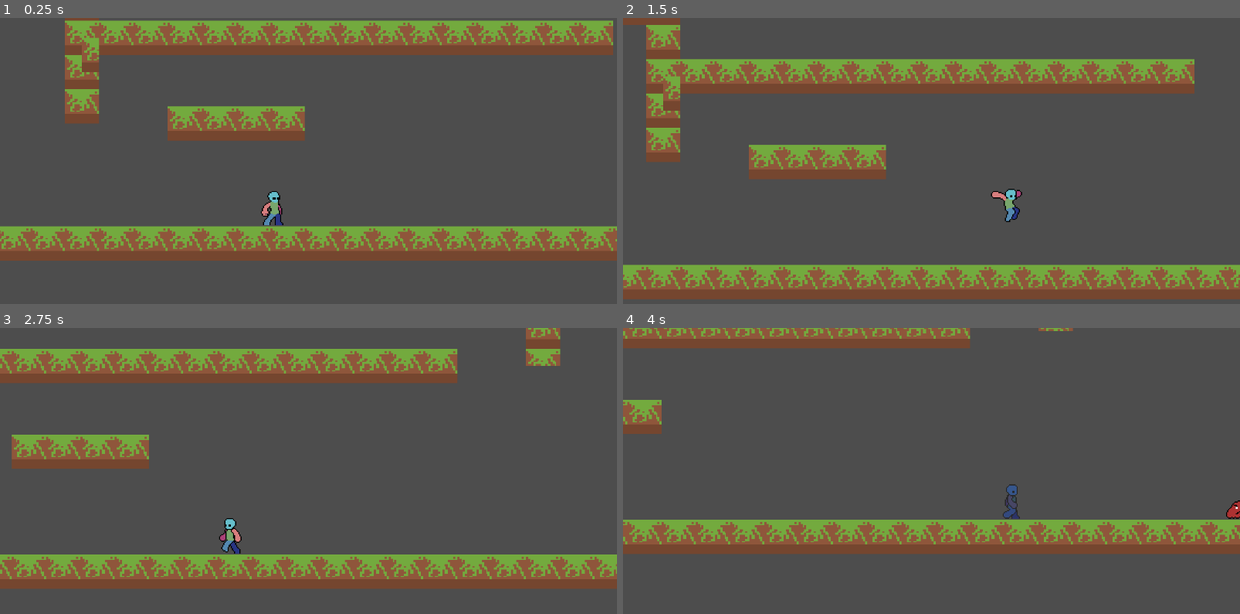
Above: before the commit, frames 1-4 (two rows, left to right).
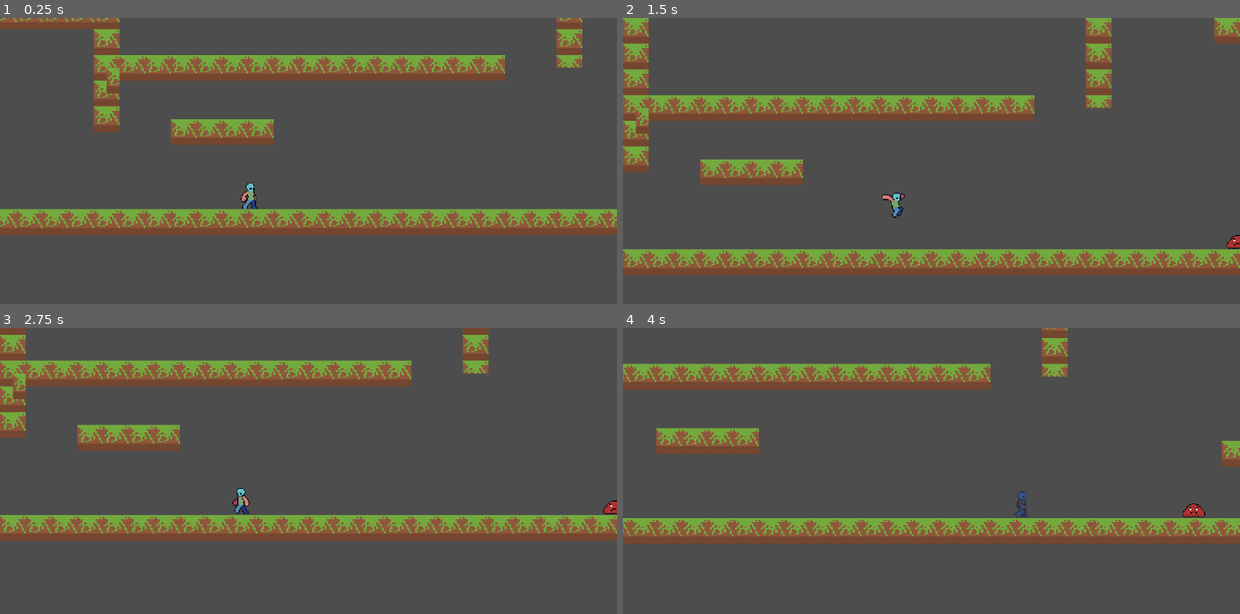
Above: after the commit, the same moments.

Repository: MianD22/platformer
Game: Godot game, scene res://Scenes/level.tscn
Same seed, same stepped clock (60 frames per second), same inputs: the game is played once before the commit and once after it.
Inputs:
- Up to frame 1 (0.25 s): no input
- Up to frame 2 (1.5 s): hold D (move_right) from 0.53 s (still down); tap R (attack) at 0.6 s; tap Space (jump) at 0.77 s; tap Shift (dash) at 1.35 s
- Up to frame 3 (2.75 s): tap Space (jump) at 1.52 s; release D (move_right) at 2.03 s; hold A (move_left) from 2.03 s (still down); tap N (dodge) at 2.1 s
- Up to frame 4 (4 s): release A (move_left) at 2.78 s; hold D (move_right) from 2.78 s (still down); tap L (latch) at 2.85 s; tap Space (jump) at 3.02, 3.77 s; tap T (teleport) at 3.6 s

The runs differ from the first frame. In frame 1, 40% of the frame differs, in the area x 0-100%, y 0-85%; in frame 2, 42%, in the area x 0-100%, y 0-99%; in frame 3, 34%; in frame 4, 23%.

Commit message:
fixed camera

Diff:
--- /dev/null
+++ b/newtest/Scenes/cam_2d_zone.tscn
@@ -0,0 +1,9 @@
+[gd_scene format=3 uid="uid://cxvkb718cmxwa"]
+
+[ext_resource type="Script" uid="uid://b507uvbic6taw" path="res://scripts/cam_2d_zone.gd" id="1_qjga0"]
+
+[node name="Cam2DZone" type="Camera2D" unique_id=523788630]
+limit_smoothed = true
+position_smoothing_enabled = true
+position_smoothing_speed = 10.0
+script = ExtResource("1_qjga0")
--- /dev/null
+++ b/newtest/Scenes/camera_zone.tscn
@@ -0,0 +1,6 @@
+[gd_scene format=3 uid="uid://bh2hv25ed2ja"]
+
+[ext_resource type="Script" uid="uid://bbv035yqjtg4v" path="res://scripts/camera_zone.gd" id="1_cqx8v"]
+
+[node name="CameraZone" type="Area2D" unique_id=79570353]
+script = ExtResource("1_cqx8v")
--- a/newtest/Scenes/level.tscn
+++ b/newtest/Scenes/level.tscn
@@ -5,7 +5,8 @@
 [ext_resource type="PackedScene" uid="uid://ch52h7vl17of4" path="res://Scenes/enemy.tscn" id="3_6phgx"]
 [ext_resource type="PackedScene" uid="uid://btswpudd0l62q" path="res://Scenes/spike.tscn" id="4_81xng"]
 [ext_resource type="PackedScene" uid="uid://c5evxnhunxy3r" path="res://Scenes/pause_menu.tscn" id="5_wqkje"]
-[ext_resource type="Script" uid="uid://clngprk3gmvsk" path="res://scripts/camera_zone.gd" id="6_0f350"]
+[ext_resource type="Script" uid="uid://bbv035yqjtg4v" path="res://scripts/camera_zone.gd" id="6_0f350"]
+[ext_resource type="PackedScene" uid="uid://cxvkb718cmxwa" path="res://Scenes/cam_2d_zone.tscn" id="7_8c0lf"]
 
 [sub_resource type="TileSetAtlasSource" id="TileSetAtlasSource_k5f4k"]
 texture = ExtResource("1_tumq0")
@@ -24,7 +25,7 @@
 sources/0 = SubResource("TileSetAtlasSource_k5f4k")
 
 [sub_resource type="RectangleShape2D" id="RectangleShape2D_8c0lf"]
-size = Vector2(701.5, 276)
+size = Vector2(642.75, 276)
 
 [node name="Level" type="Node2D" unique_id=1051133088]
 
@@ -74,12 +75,32 @@
 
 [node name="PauseMenu" parent="CanvasLayer" unique_id=1821510549 instance=ExtResource("5_wqkje")]
 
-[node name="CameraZone" type="Area2D" parent="." unique_id=874656780]
+[node name="CameraZoneArea2D" type="Area2D" parent="." unique_id=112725100]
 collision_layer = 8
 collision_mask = 2
 script = ExtResource("6_0f350")
-lock_to_zone = true
+zoom = Vector2(1.5, 1.5)
+fixed_position = Vector2(-622.5, -147)
+metadata/_custom_type_script = "uid://bbv035yqjtg4v"
 
-[node name="CollisionShape2D" type="CollisionShape2D" parent="CameraZone" unique_id=1135167736]
-position = Vector2(-692.25, -148)
+[node name="CollisionShape2D" type="CollisionShape2D" parent="CameraZoneArea2D" unique_id=1235905430]
+position = Vector2(-637.625, -147)
 shape = SubResource("RectangleShape2D_8c0lf")
+
+[node name="Cam2DZone" parent="." unique_id=523788630 instance=ExtResource("7_8c0lf")]
+position = Vector2(-1181, -31)
+zoom = Vector2(2.86, 2.86)
+
+[node name="CameraZoneArea2D2" type="Area2D" parent="." unique_id=409853960]
+collision_layer = 8
+collision_mask = 2
+script = ExtResource("6_0f350")
+zoom = Vector2(1.5, 1.5)
+follow_player = true
+limit_camera = true
+limit_left = -320.0
+metadata/_custom_type_script = "uid://bbv035yqjtg4v"
+
+[node name="CollisionShape2D" type="CollisionShape2D" parent="CameraZoneArea2D2" unique_id=1349532565]
+position = Vector2(8, -152)
+shape = SubResource("RectangleShape2D_8c0lf")
--- a/newtest/Scenes/player.tscn
+++ b/newtest/Scenes/player.tscn
@@ -569,15 +569,6 @@
 [node name="CollisionShape2D" type="CollisionShape2D" parent="HurtboxComponent" unique_id=411750981]
 shape = SubResource("CapsuleShape2D_nv4vc")
 
-[node name="Camera2D" type="Camera2D" parent="." unique_id=1112000711]
-zoom = Vector2(2, 2)
-position_smoothing_enabled = true
-position_smoothing_speed = 10.0
-drag_horizontal_enabled = true
-drag_vertical_enabled = true
-drag_horizontal_offset = 0.3
-drag_vertical_offset = 0.3
-
 [node name="StateMachine" type="Node" parent="." unique_id=764175910 node_paths=PackedStringArray("initial_state")]
 script = ExtResource("9_7dp3o")
 initial_state = NodePath("Idle")
--- /dev/null
+++ b/newtest/scripts/cam_2d_zone.gd
@@ -0,0 +1,84 @@
+extends Camera2D
+
+var overlapping_zones: Array = []
+var active_zone: Area2D
+var player_node: CharacterBody2D
+
+var follow_player: bool = false
+
+func _ready() -> void:
+	add_to_group("RoomZoneCamera")
+	make_current()
+	player_node = get_tree().get_first_node_in_group("player")
+	print("[Cam2DZone] Camera ready and made current")
+
+func _process(_delta):
+	if !player_node:
+		player_node = get_tree().get_first_node_in_group("player")
+		return
+
+	if overlapping_zones.is_empty():
+		return
+
+	if active_zone == null:
+		active_zone = overlapping_zones[0]
+		apply_zone_settings()
+		return
+
+	if overlapping_zones.size() == 1 and active_zone == overlapping_zones[0]:
+		return
+
+	var new_zone = get_closest_zone()
+	if new_zone != active_zone:
+		active_zone = new_zone
+		apply_zone_settings()
+
+func _physics_process(_delta: float) -> void:
+	if follow_player and player_node:
+		global_position = player_node.global_position
+
+func get_closest_zone() -> Area2D:
+	var closest_zone: Area2D = null
+	var closest_dist: float = INF
+	var player_pos: Vector2 = player_node.global_position
+
+	for zone in overlapping_zones:
+		var zone_shape: CollisionShape2D = zone.collisionshape
+		var col_margin: float = 0.1
+		var zone_shape_pos: Vector2 = zone_shape.global_position
+		var zone_shape_extents: Vector2 = zone_shape.shape.size / 2.0
+		var shape_sides: Array[Vector2] = [
+			Vector2(zone_shape_pos.x - zone_shape_extents.x + col_margin, player_pos.y), #left side
+			Vector2(zone_shape_pos.x + zone_shape_extents.x - col_margin, player_pos.y), #right side
+			Vector2(player_pos.x, zone_shape_pos.y - zone_shape_extents.y + col_margin), #top side
+			Vector2(player_pos.x, zone_shape_pos.y + zone_shape_extents.y - col_margin)  #bottom side
+		]
+
+		var closest_dist_shapeside := INF
+		for col_side in shape_sides:
+			var col_dist: float = player_pos.distance_to(col_side)
+			if col_dist < closest_dist_shapeside:
+				closest_dist_shapeside = col_dist
+
+		if closest_dist_shapeside < closest_dist:
+			closest_dist = closest_dist_shapeside
+			closest_zone = zone
+
+	return closest_zone
+
+func apply_zone_settings():
+	print("[Cam2DZone] Applying zone: ", active_zone.name, " follow=", active_zone.follow_player, " pos=", active_zone.fixed_position)
+	zoom = active_zone.zoom
+
+	follow_player = active_zone.follow_player
+	if !active_zone.follow_player:
+		global_position = active_zone.fixed_position
+
+	if active_zone.limit_camera:
+		limit_enabled = true
+		limit_left = active_zone.limit_left
+		limit_top = active_zone.limit_top
+		limit_right = active_zone.limit_right
+		limit_bottom = active_zone.limit_bottom
+	else:
+		limit_enabled = false
--- a/newtest/scripts/camera_zone.gd
+++ b/newtest/scripts/camera_zone.gd
@@ -1,101 +1,42 @@
 extends Area2D
+class_name CameraZoneArea2D
 
-@export var target_zoom: Vector2 = Vector2(1.5, 1.5) ## The zoom level when the player enters (used when lock_to_zone is off)
-@export var transition_duration: float = 1.0 ## How quickly the zoom transition happens
-@export var lock_to_zone: bool = false ## When enabled, the camera zooms to cover the entire zone and stays fixed at its center
+@export var zoom: Vector2 = Vector2.ONE
 
-var default_zoom: Vector2 = Vector2.ZERO
-var default_position_smoothing: bool
-var default_top_level: bool
-var active_tween: Tween
-var _cached_camera: Camera2D
+@export var follow_player: bool = false
+@export var fixed_position: Vector2 = Vector2.ZERO
 
-func _ready():
+@export var limit_camera: bool = false
+@export var limit_left: float = -10000
+@export var limit_top: float = -10000
+@export var limit_right: float = 10000
+@export var limit_bottom: float = 10000
+
+var collisionshape: CollisionShape2D
+var cam_node: Camera2D
+
+func _ready() -> void:
+	collisionshape = get_child(0)
+	monitorable = false
+
 	body_entered.connect(_on_body_entered)
 	body_exited.connect(_on_body_exited)
 
-func _get_zone_zoom() -> Vector2:
-	# Calculate the zoom needed to fit the entire collision zone in the viewport
-	var collision_shape = get_node_or_null("CollisionShape2D")
-	if not collision_shape or not collision_shape.shape:
-		return target_zoom
+func _on_body_entered(body: Node2D) -> void:
+	if body.is_in_group("player"):
+		if !cam_node:
+			cam_node = get_tree().get_first_node_in_group("RoomZoneCamera")
+		if !cam_node:
+			print("[CameraZone] ERROR: cam_node not found in group 'RoomZoneCamera'!")
+			return
+		print("[CameraZone] Player entered zone: ", name)
+		cam_node.overlapping_zones.append(self)
 
-	var shape = collision_shape.shape
-	var zone_size: Vector2
-
-	if shape is RectangleShape2D:
-		zone_size = shape.size
-	elif shape is CircleShape2D:
-		zone_size = Vector2(shape.radius * 2, shape.radius * 2)
-	elif shape is CapsuleShape2D:
-		zone_size = Vector2(shape.radius * 2, shape.height)
-	else:
-		return target_zoom
-
-	var viewport_size = get_viewport().get_visible_rect().size
-	var zoom_x = viewport_size.x / zone_size.x
-	var zoom_y = viewport_size.y / zone_size.y
-	# Use the smaller zoom so the entire zone fits on screen
-	var fit_zoom = min(zoom_x, zoom_y)
-	return Vector2(fit_zoom, fit_zoom)
-
-func _get_zone_center() -> Vector2:
-	# Get the world-space center of the collision zone
-	var collision_shape = get_node_or_null("CollisionShape2D")
-	if collision_shape:
-		return collision_shape.global_position
-	return global_position
-
-func _on_body_entered(body: Node2D):
+func _on_body_exited(body: Node2D) -> void:
 	if body.is_in_group("player"):
-		var camera = body.get_node_or_null("Camera2D")
-		if camera:
-			_cached_camera = camera
-			# Store the original zoom the first time
-			if default_zoom == Vector2.ZERO:
-				default_zoom = camera.zoom
-				default_position_smoothing = camera.position_smoothing_enabled
-				default_top_level = camera.top_level
-
-			if active_tween:
-				active_tween.kill()
-
-			if lock_to_zone:
-				# Fix the camera at the zone center and zoom to cover the whole zone
-				var zone_zoom = _get_zone_zoom()
-				var zone_center = _get_zone_center()
-
-				# Preserve global position across the top_level change to avoid snapping
-				var current_global_pos = camera.global_position
-				camera.top_level = true
-				camera.global_position = current_global_pos
-				camera.position_smoothing_enabled = false
-
-				active_tween = create_tween().set_parallel(true)
-				active_tween.set_trans(Tween.TRANS_SINE).set_ease(Tween.EASE_IN_OUT)
-				active_tween.tween_property(camera, "zoom", zone_zoom, transition_duration)
-				active_tween.tween_property(camera, "global_position", zone_center, transition_duration)
-			else:
-				active_tween = create_tween()
-				active_tween.set_trans(Tween.TRANS_SINE).set_ease(Tween.EASE_IN_OUT)
-				active_tween.tween_property(camera, "zoom", target_zoom, transition_duration)
-
-func _on_body_exited(body: Node2D):
-	if body.is_in_group("player"):
-		var camera = body.get_node_or_null("Camera2D")
-		if not camera:
-			camera = _cached_camera
-		if camera and default_zoom != Vector2.ZERO:
-			if active_tween:
-				active_tween.kill()
-
-			if lock_to_zone:
-				# Restore the camera to follow the player
-				camera.top_level = default_top_level
-				camera.position_smoothing_enabled = default_position_smoothing
-				# Snap camera position back relative to the player before releasing
-				camera.global_position = body.global_position
-
-			active_tween = create_tween()
-			active_tween.set_trans(Tween.TRANS_SINE).set_ease(Tween.EASE_IN_OUT)
-			active_tween.tween_property(camera, "zoom", default_zoom, transition_duration)
+		if !cam_node:
+			cam_node = get_tree().get_first_node_in_group("RoomZoneCamera")
+		if !cam_node:
+			return
+		print("[CameraZone] Player exited zone: ", name)
+		cam_node.overlapping_zones.erase(self)
Not shown, added: newtest/scripts/cam_2d_zone.gd.uid
Not shown, changed: newtest/scripts/camera_zone.gd.uid
